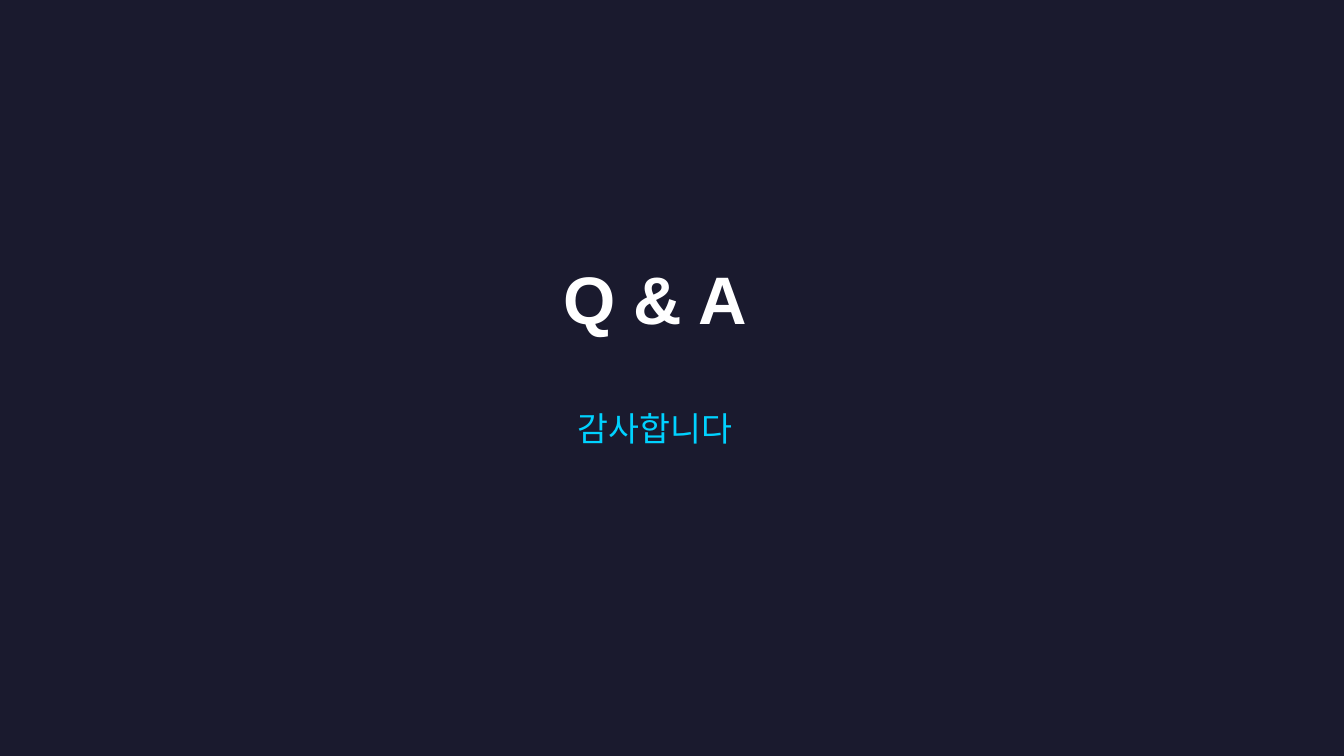
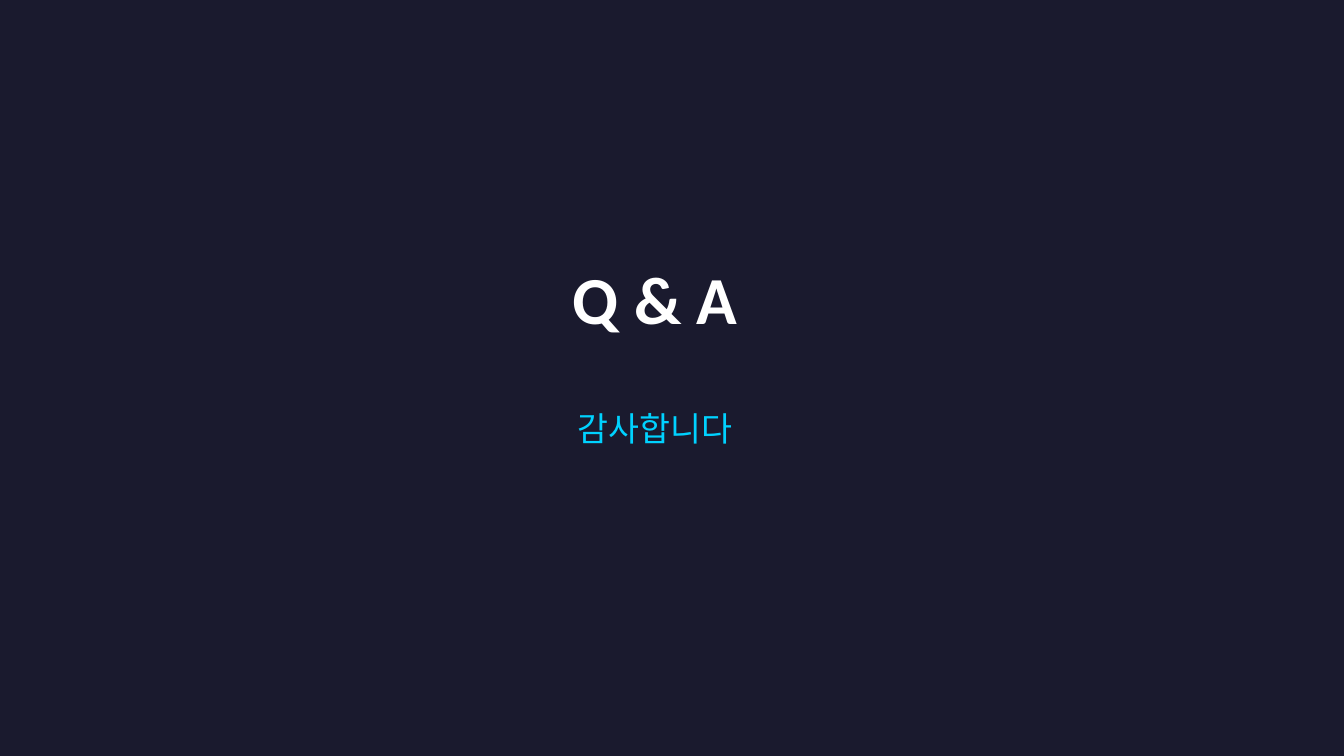
Before and after one commit to givethedog/ppt-maker, a slide deck: slide 29 of AI_트렌드_2025-2026.pptx (slide 25 before the commit). Drawn at 1344x756 pixels with LibreOffice and Linux fonts; fonts in the diff are those of the drawing. Boxes give left, top, right and bottom in pixels: in the first picture for what was removed or moved away, otherwise in the second. Text is boxed around its words. In the diff, an @@ line names an element or a change of style, - is before the commit and + after.

```diff
--- a/AI_트렌드_2025-2026.pptx
+++ b/AI_트렌드_2025-2026.pptx
@@ text "Q & A" at (573, 280, 738, 333): font Arial to Calibri @@
```
Also in this commit, not shown: 24 other slides changed, 4 slides added, 2 other files.
